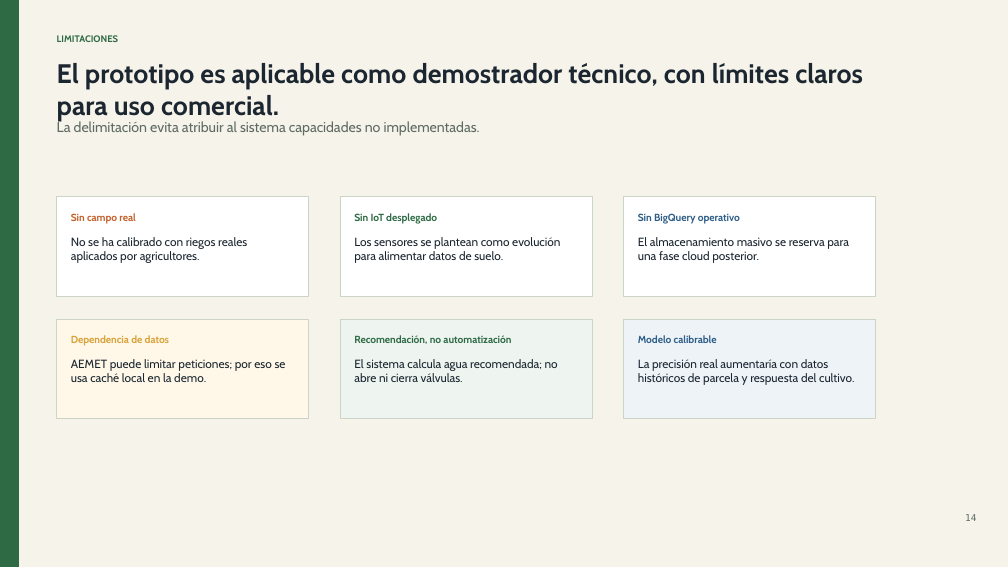
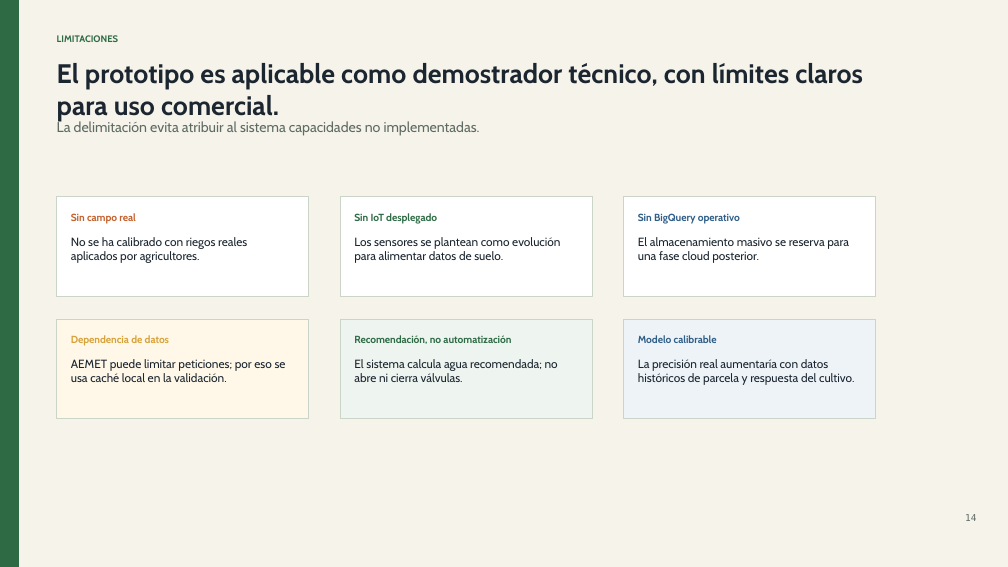
Before and after one commit to romanmaeztu/PI-Agricultura-de-Precisi-n, a slide deck: slide 14 of docs/presentacion_defensa_tfg_riego_jurado.pptx. Drawn at 1008x567 pixels with LibreOffice and Linux fonts; fonts in the diff are those of the drawing. Boxes give left, top, right and bottom in pixels: in the first picture for what was removed or moved away, otherwise in the second. Text is boxed around its words. In the diff, an @@ line names an element or a change of style, - is before the commit and + after.

```diff
--- a/docs/presentacion_defensa_tfg_riego_jurado.pptx
+++ b/docs/presentacion_defensa_tfg_riego_jurado.pptx
@@ text at [71,359,286,382]: text changed @@
-AEMET puede limitar peticiones; por eso se usa caché local en la demo.
+AEMET puede limitar peticiones; por eso se usa caché local en la validación.
```
Also in this commit, not shown: 9 other slides changed, 9 other files.
